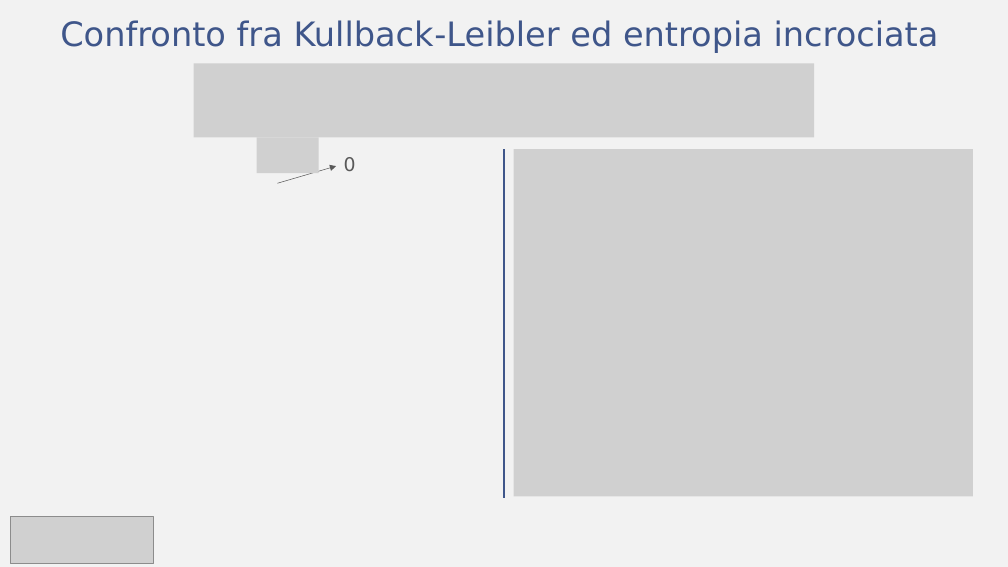
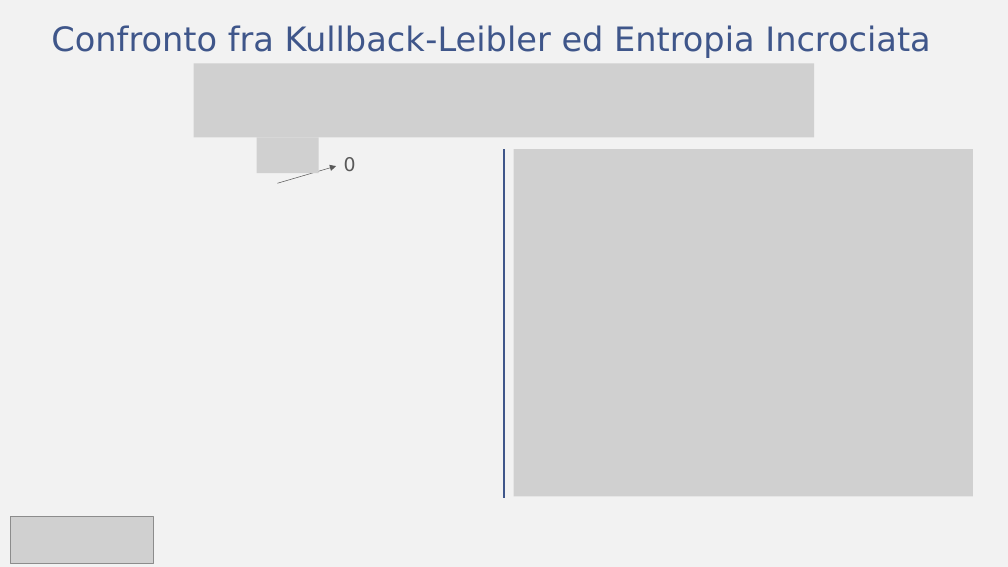
Before and after one commit to fratorgano/dimensionality-reduction, a slide deck: slide 16 of umap/UMAP.pptx. Drawn at 1008x567 pixels with LibreOffice and Linux fonts; fonts in the diff are those of the drawing; grey boxes stand for pictures. Boxes give left, top, right and bottom in pixels: in the first picture for what was removed or moved away, otherwise in the second. Text is boxed around its words. In the diff, an @@ line names an element or a change of style, - is before the commit and + after.

Commit message:
fixed a slide title

```diff
--- a/umap/UMAP.pptx
+++ b/umap/UMAP.pptx
@@ title at (x1=51, y1=25, x2=930, y2=58): text changed @@
-Confronto fra Kullback-Leibler ed entropia incrociata
+Confronto fra Kullback-Leibler ed Entropia Incrociata
```
Also in this commit, not shown: 2 other slides changed.
